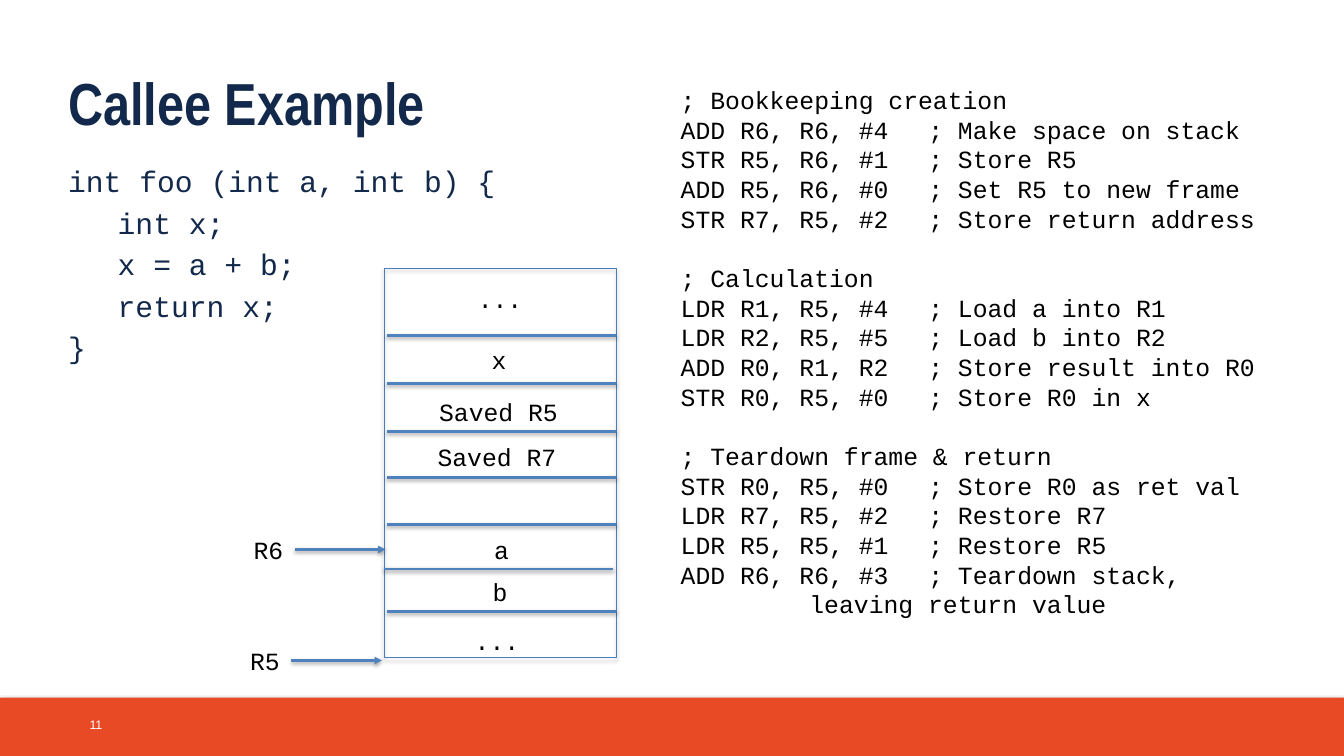
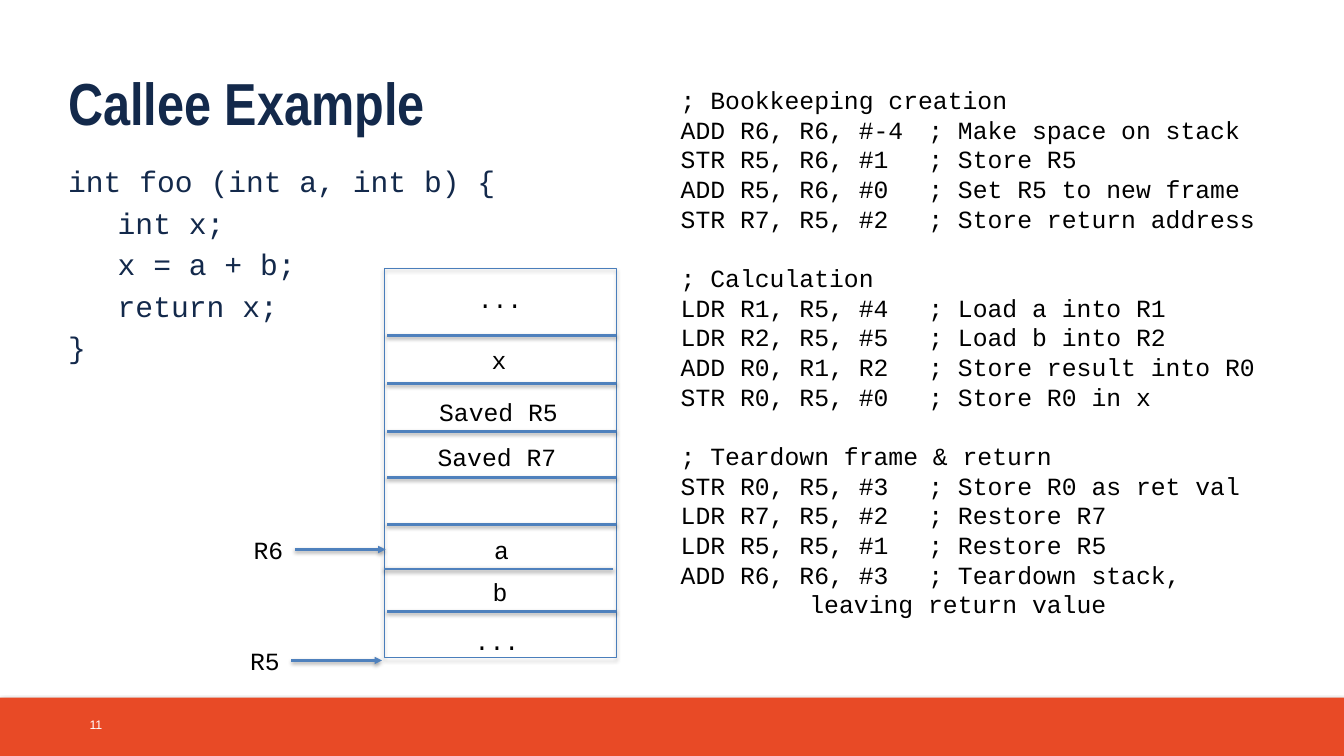
Before and after one commit to ryan10day/new_website, a slide deck: slide 11 of assets/files/HKNECE220ReviewSession2FA18.pptx. Drawn at 1344x756 pixels with LibreOffice and Linux fonts; fonts in the diff are those of the drawing; background and template pictures are left out. Boxes give left, top, right and bottom in pixels: in the first picture for what was removed or moved away, otherwise in the second. Text is boxed around its words. In the diff, an @@ line names an element or a change of style, - is before the commit and + after.

```diff
--- a/assets/files/HKNECE220ReviewSession2FA18.pptx
+++ b/assets/files/HKNECE220ReviewSession2FA18.pptx
@@ text at [681, 121, 1240, 144]: text changed @@
-ADD R6, R6, #4 ; Make space on stack
+ADD R6, R6, #-4 ; Make space on stack
@@ text at [681, 477, 1239, 500]: text changed @@
-STR R0, R5, #0 ; Store R0 as ret val
+STR R0, R5, #3 ; Store R0 as ret val
```
Also in this commit, not shown: 1 other slide changed.
